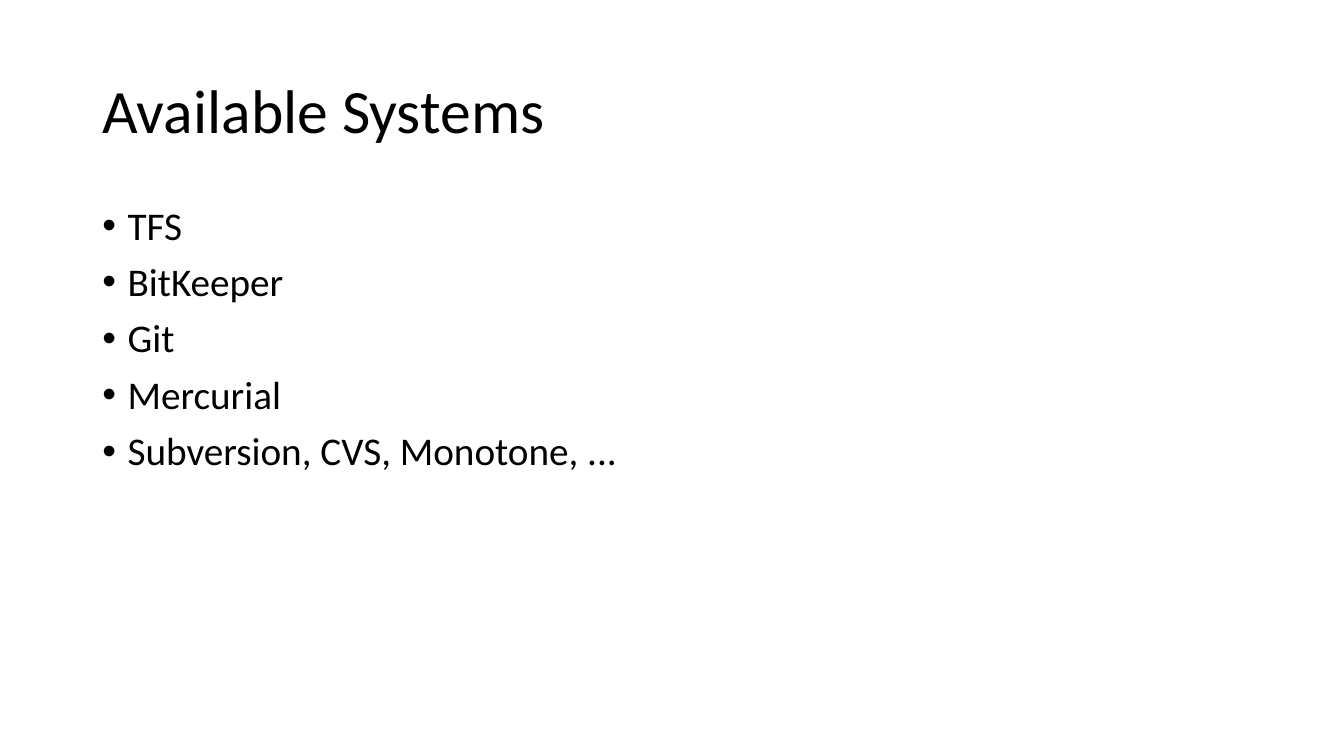
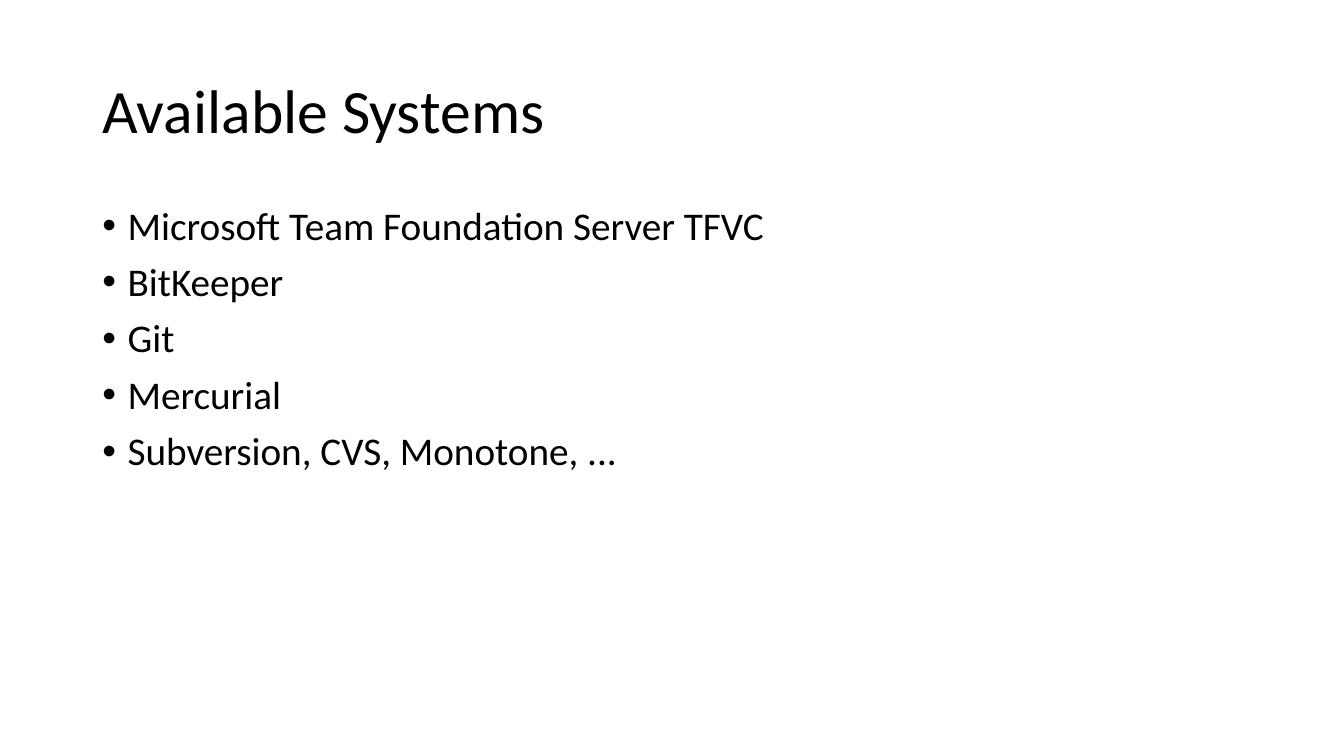
Before and after one commit to vegfetch/talk, a slide deck: slide 7 of cf_version_control_systems.pptx (slide 20 before the commit). Drawn at 1344x756 pixels with LibreOffice and Linux fonts; fonts in the diff are those of the drawing. Boxes give left, top, right and bottom in pixels: in the first picture for what was removed or moved away, otherwise in the second. Text is boxed around its words. In the diff, an @@ line names an element or a change of style, - is before the commit and + after.

Commit message:
available systems

```diff
--- a/cf_version_control_systems.pptx
+++ b/cf_version_control_systems.pptx
@@ text at [128, 212, 764, 241]: text changed @@
-• TFS
+• Microsoft Team Foundation Server TFVC
```
Also in this commit, not shown: 1 other slide changed.
